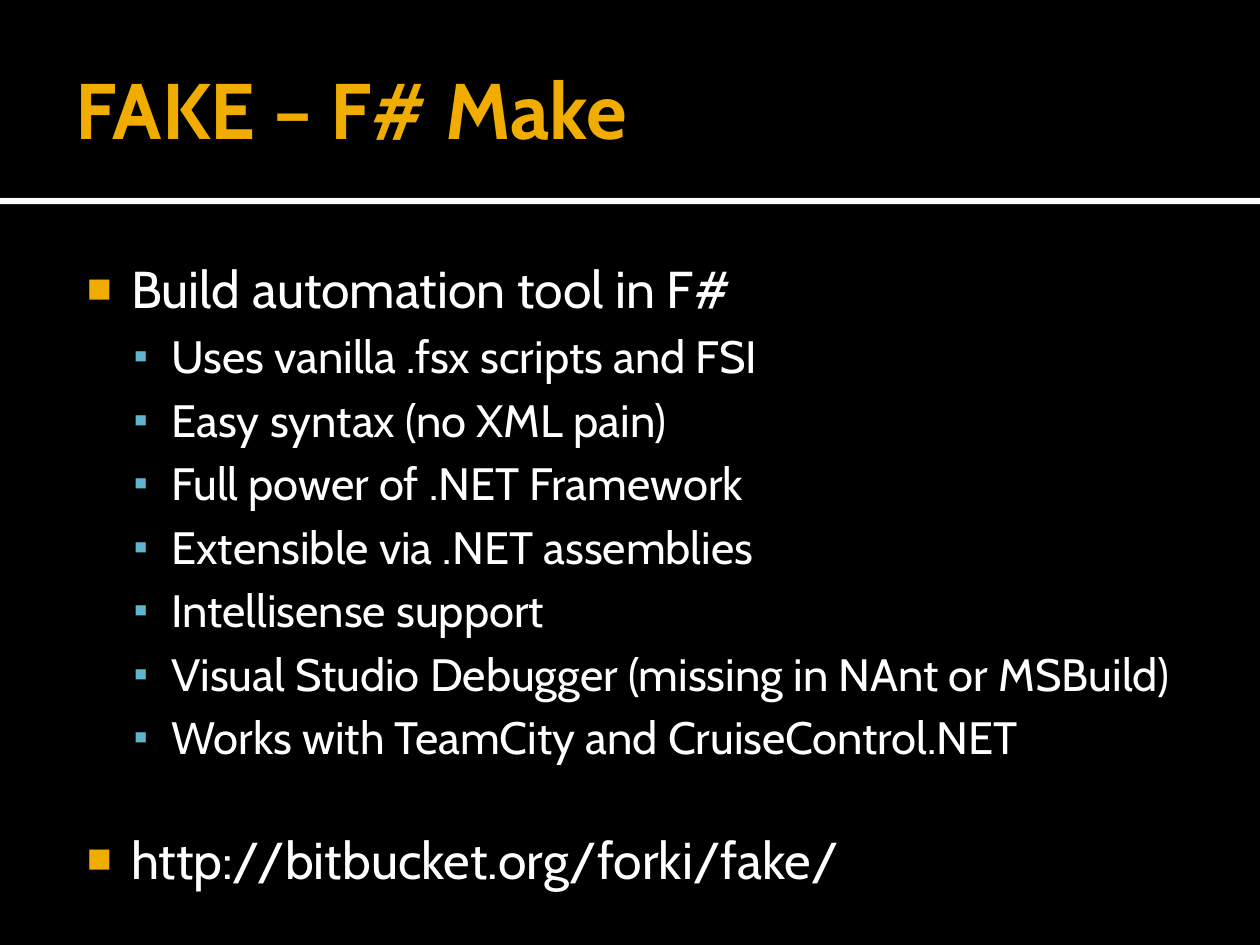
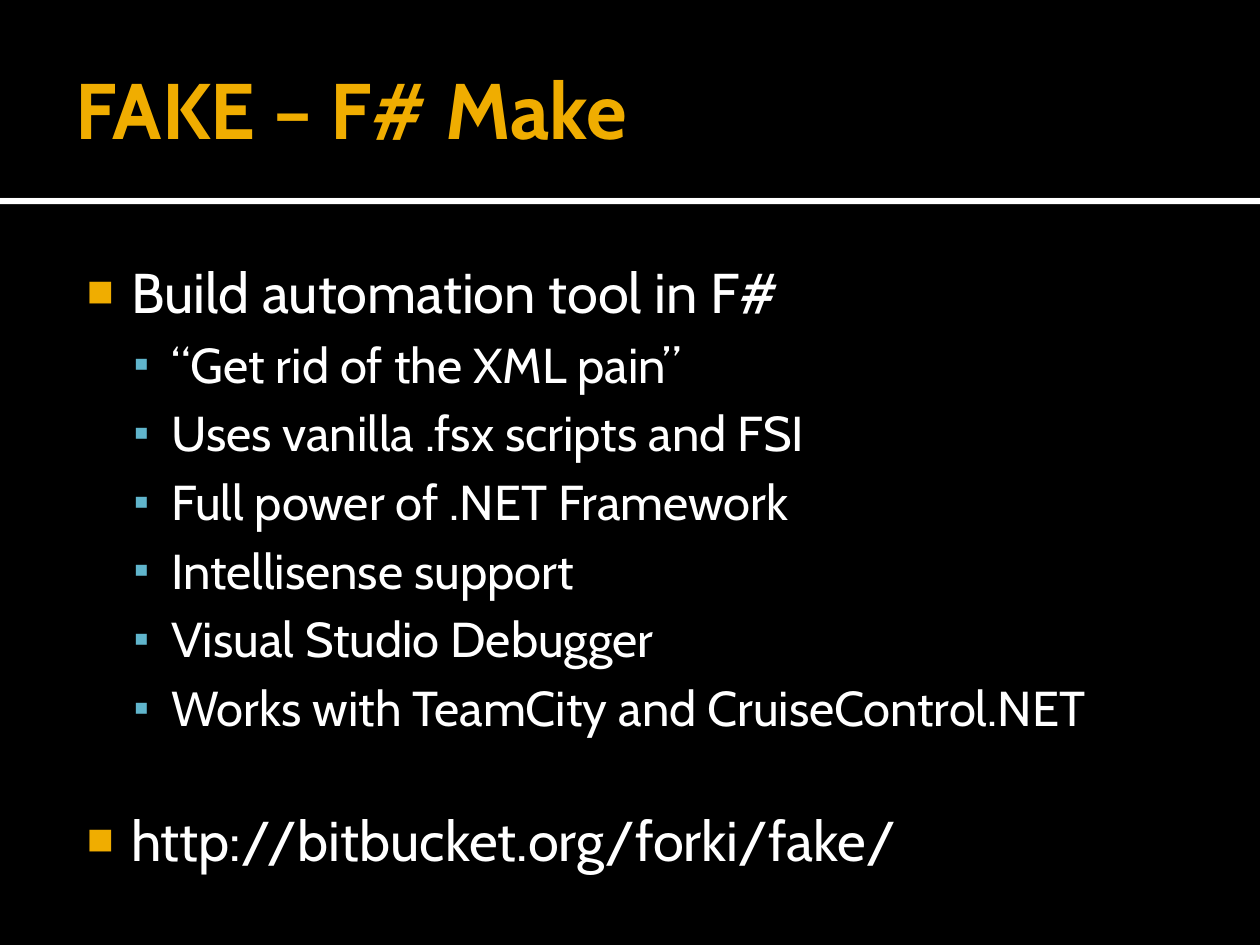
Before and after one commit to forki/TechEdTalk, a slide deck: slide 3 of Meeting.pptx. Drawn at 1260x945 pixels with LibreOffice and Linux fonts; fonts in the diff are those of the drawing. Boxes give left, top, right and bottom in pixels: in the first picture for what was removed or moved away, otherwise in the second. Text is boxed around its words. In the diff, an @@ line names an element or a change of style, - is before the commit and + after.

```diff
--- a/Meeting.pptx
+++ b/Meeting.pptx
@@ text at (131, 271, 1086, 873): size 29.6 to 32 pt in "Build automation tool in F#", "http://bitbucket.org/forki/fake/"; size 25.9 to 28 pt in "Uses vanilla .fsx scripts and FSI", "Full power of .NET Framework", "Intellisense support", "Works with TeamCity and CruiseControl.NET" @@
@@ text at (171, 346, 682, 394): paragraph added @@
+  ▪ “Get rid of the XML pain”
@@ text at (171, 403, 666, 448): paragraph removed @@
-  ▪ Easy syntax (no XML pain)
@@ text at (171, 530, 754, 565): paragraph removed @@
-  ▪ Extensible via .NET assemblies
@@ text at (171, 620, 654, 669): text changed; size 25.9 to 28 pt @@
-  ▪ Visual Studio Debugger (missing in NAnt or MSBuild)
+  ▪ Visual Studio Debugger
```
Also in this commit, not shown: 8 other slides changed, 6 slides added.
